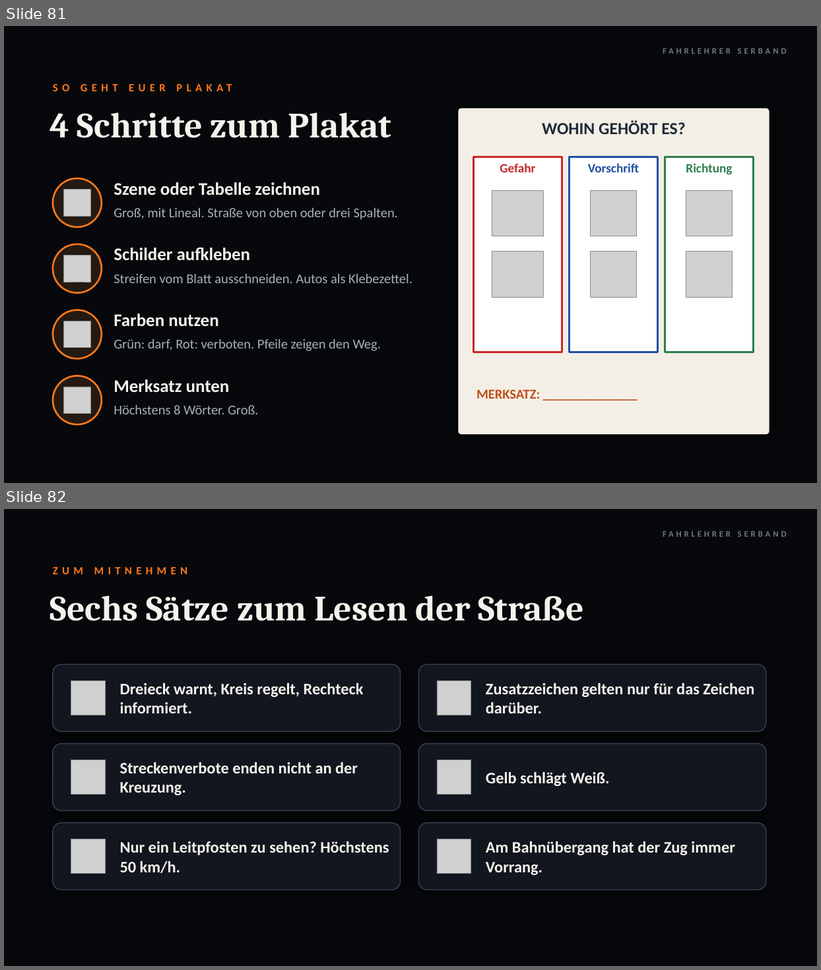
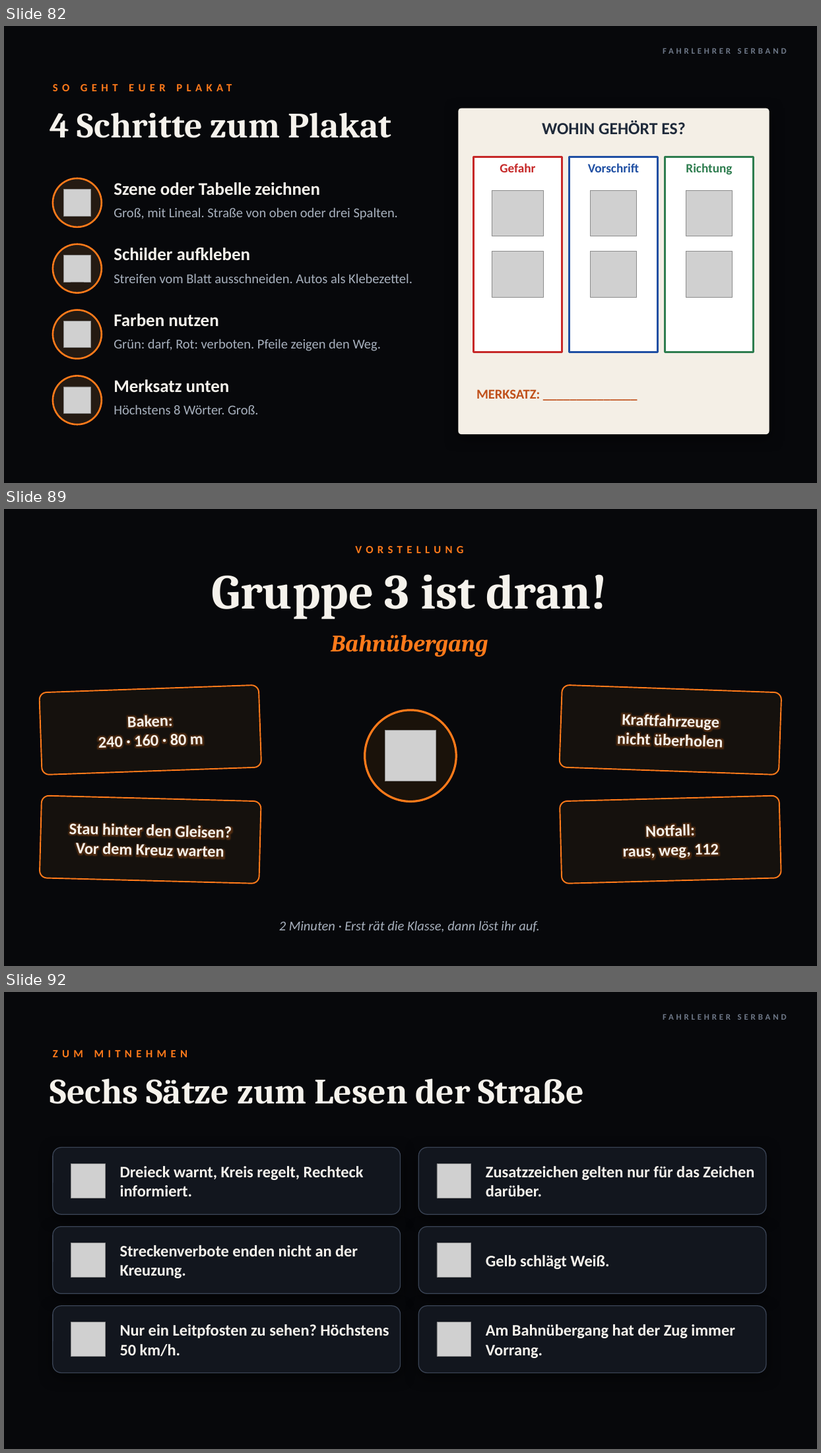
Before and after one commit to serband1995-hue/Fahrlehrer-Kompass-, a slide deck: theorie/abend-05-06/Abend_Lektion05_06.pptx. Shown one above the other, each under a label of ours: slides 81 and 82 before the commit, slides 82, 89 and 92 after it; the slides between them are not shown. The pictures are 821x970 and 821x1453 pixels, drawn with LibreOffice and Linux fonts; fonts in the diff are those of the drawing; grey boxes stand for pictures; background and template pictures are left out. Boxes give left, top, right and bottom in pixels: in the first picture for what was removed or moved away, otherwise in the second. Text is boxed around its words. In the diff, an @@ line names an element or a change of style, - is before the commit and + after.

```diff
--- a/theorie/abend-05-06/Abend_Lektion05_06.pptx
+++ b/theorie/abend-05-06/Abend_Lektion05_06.pptx
@@ slide 89 added at <box>4,509,817,966</box>, background picture (left out) @@
@@ text added at <box>355,546,463,553</box>, 13 pt, text #FF7A1A, bold @@
+VORSTELLUNG
@@ text added at <box>212,574,608,619</box>, 58 pt, text #F5F2EC, bold @@
+Gruppe 3 ist dran!
@@ text added at <box>331,635,488,657</box>, 28 pt, text #FF7A1A, bold, italic @@
+Bahnübergang
@@ rounded rectangle added at <box>39,685,261,775</box>, fill #15110D, outline #FF7A1A 1.5 pt, 19 pt, text #F5F2EC, bold @@
+Baken:
+240 · 160 · 80 m
@@ rounded rectangle added at <box>560,685,782,775</box>, fill #15110D, outline #FF7A1A 1.5 pt, 19 pt, text #F5F2EC, bold @@
+Kraftfahrzeuge
+nicht überholen
@@ ellipse added at <box>365,710,457,802</box>, fill #1A120A, outline #FF7A1A 2.5 pt @@
@@ picture added at <box>385,730,436,782</box> @@
@@ rounded rectangle added at <box>40,796,261,884</box>, fill #15110D, outline #FF7A1A 1.5 pt, 19 pt, text #F5F2EC, bold @@
+Stau hinter den Gleisen?
+Vor dem Kreuz warten
@@ rounded rectangle added at <box>560,796,781,884</box>, fill #15110D, outline #FF7A1A 1.5 pt, 19 pt, text #F5F2EC, bold @@
+Notfall:
+raus, weg, 112
@@ text added at <box>279,921,539,933</box>, 16 pt, text #A7B0BD, italic @@
+2 Minuten · Erst rät die Klasse, dann löst ihr auf.
@@ what was slide 81 is now slide 82 @@
@@ what was slide 82 is now slide 92 @@
```
Also in this commit, not shown: 2 slides changed, 9 other slides added, 7 other files.
